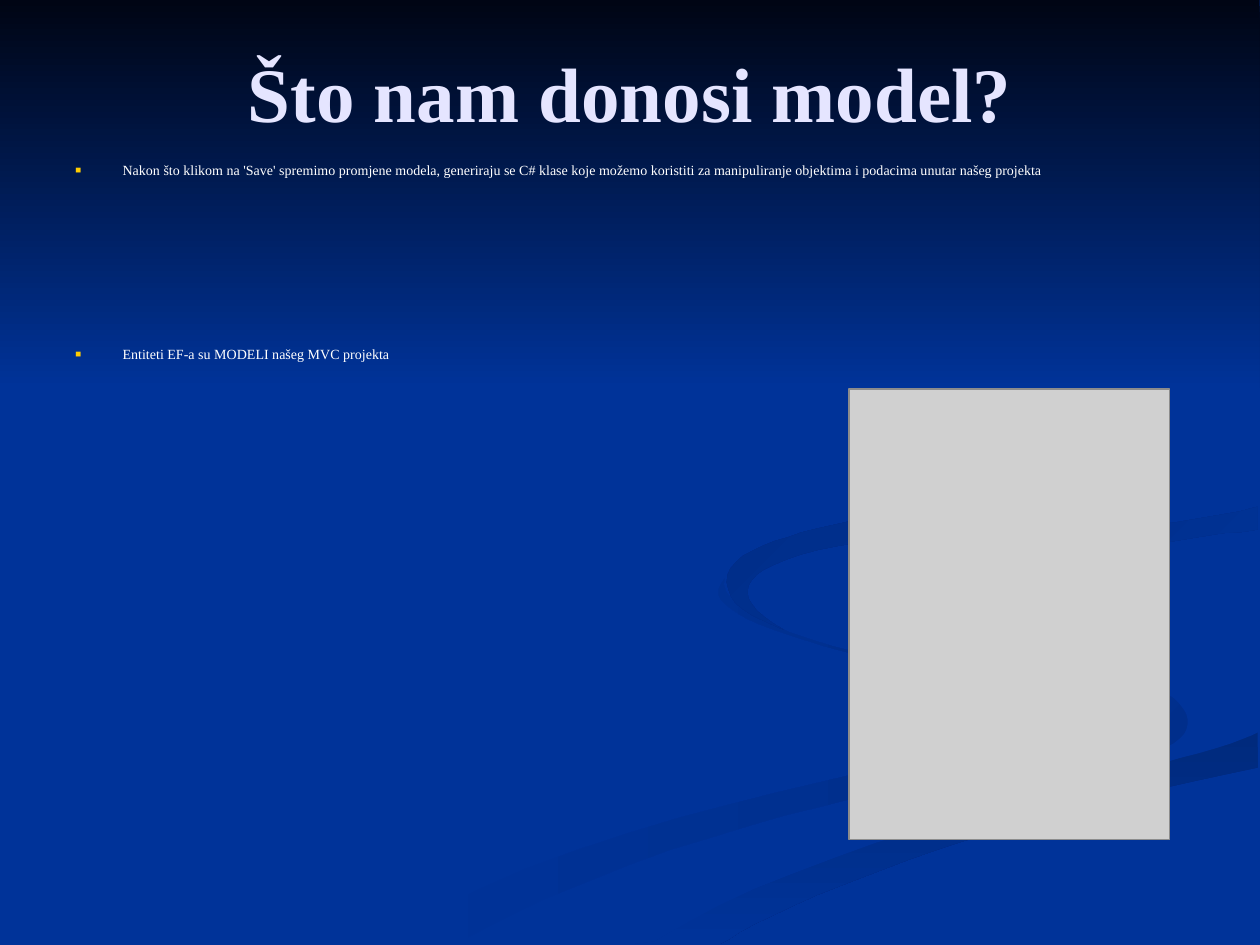
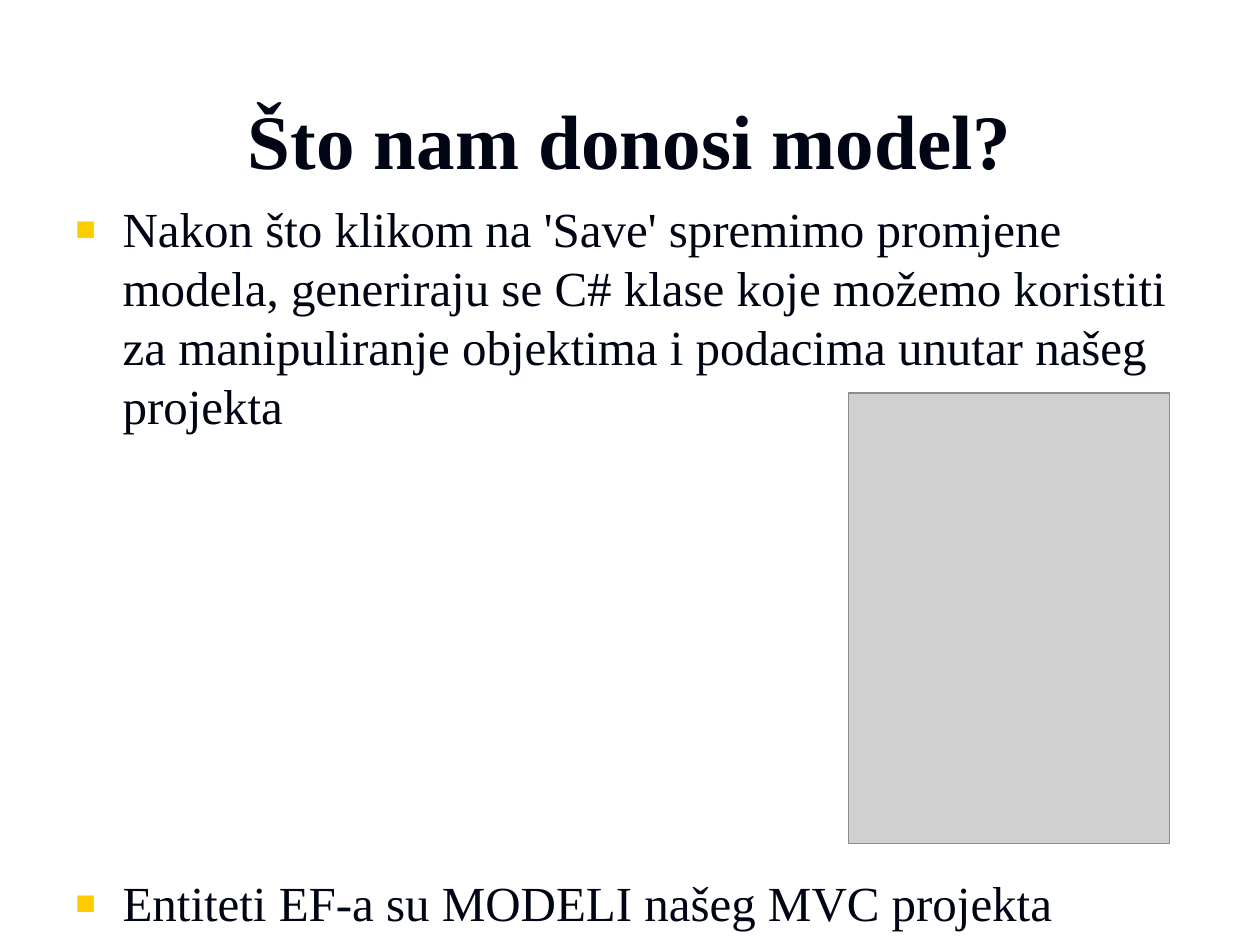
Before and after one commit to vzdesic/PZI, a slide deck: slide 11 of PPTs/09 MVC entity framework.ppt. Drawn at 1260x945 pixels with LibreOffice and Linux fonts; fonts in the diff are those of the drawing; grey boxes stand for pictures; background and template pictures are left out. Boxes give left, top, right and bottom in pixels: in the first picture for what was removed or moved away, otherwise in the second. Text is boxed around its words. In the diff, an @@ line names an element or a change of style, - is before the commit and + after.

```diff
--- a/PPTs/09 MVC entity framework.ppt
+++ b/PPTs/09 MVC entity framework.ppt
@@ background #003399 to picture (left out) @@
@@ group removed at (0,0,1260,944): 7 freeform shapes @@
@@ title "Što nam donosi model?": place and size @@
-title "Što nam donosi model?" at (248,62,1011,123)
+title "Što nam donosi model?" at (248,109,1011,170)
@@ title "Što nam donosi model?" at (248,109,1011,170): text colour #E5E5FF to #000514 @@
@@ text "Nakon što klikom na 'Save' ...": place and size @@
-text "Nakon što klikom na 'Save' ..." at (123,165,1041,362)
+text "Nakon što klikom na 'Save' ..." at (123,213,1166,931)
@@ text "Nakon što klikom na 'Save' ..." at (123,213,1166,931): size 8 to 28 pt, text colour #FFFFFF to #000514; less space between paragraphs @@
@@ picture: place and size @@
-picture at (849,389,1171,839)
+picture at (848,393,1169,843)
```
Also in this commit, not shown: 14 other slides changed, 15 other files.
